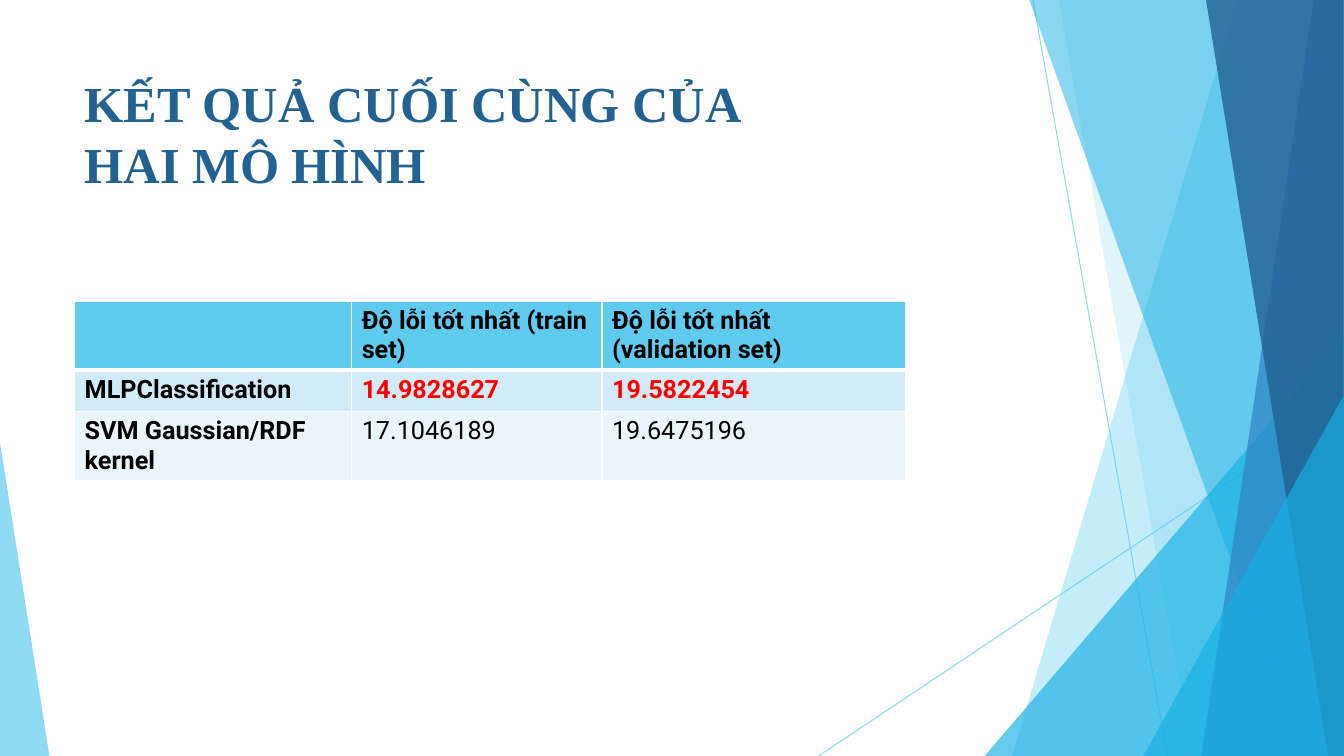
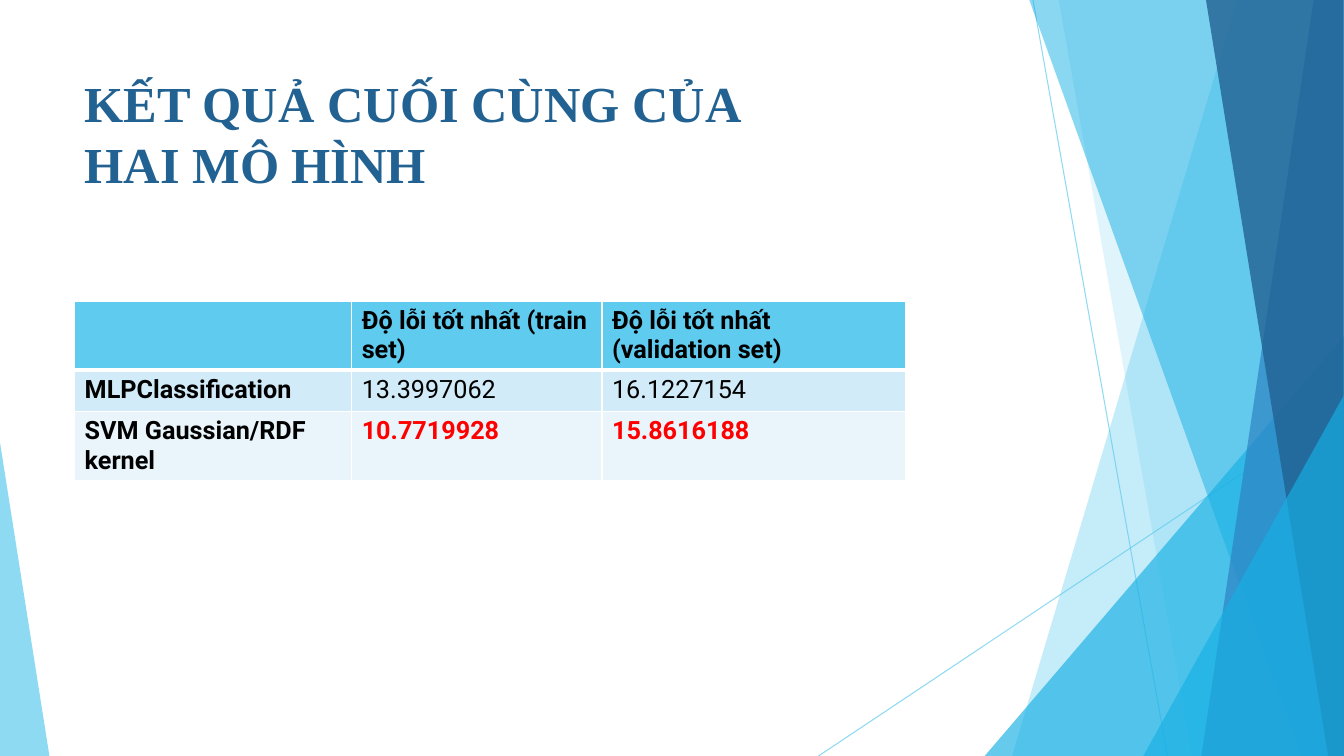
Before and after one commit to NguyenVTai/Datascience_2016-2, a slide deck: slide 24 of report/BÁO CÁO ĐỒ ÁN CUỐI KỲ.pptx (slide 19 before the commit). Drawn at 1344x756 pixels with LibreOffice and Linux fonts; fonts in the diff are those of the drawing. Boxes give left, top, right and bottom in pixels: in the first picture for what was removed or moved away, otherwise in the second. Text is boxed around its words. In the diff, an @@ line names an element or a change of style, - is before the commit and + after.

```diff
--- a/report/BÁO CÁO ĐỒ ÁN CUỐI KỲ.pptx
+++ b/report/BÁO CÁO ĐỒ ÁN CUỐI KỲ.pptx
@@ table at [75,301,905,484] @@
-row 2, column 2: 14.9828627
+row 2, column 2: 13.3997062
-row 2, column 3: 19.5822454
+row 2, column 3: 16.1227154
-row 3, column 2: 17.1046189
+row 3, column 2: 10.7719928
-row 3, column 3: 19.6475196
+row 3, column 3: 15.8616188
```
Also in this commit, not shown: 9 other slides changed, 8 slides added, 2 slides removed.
